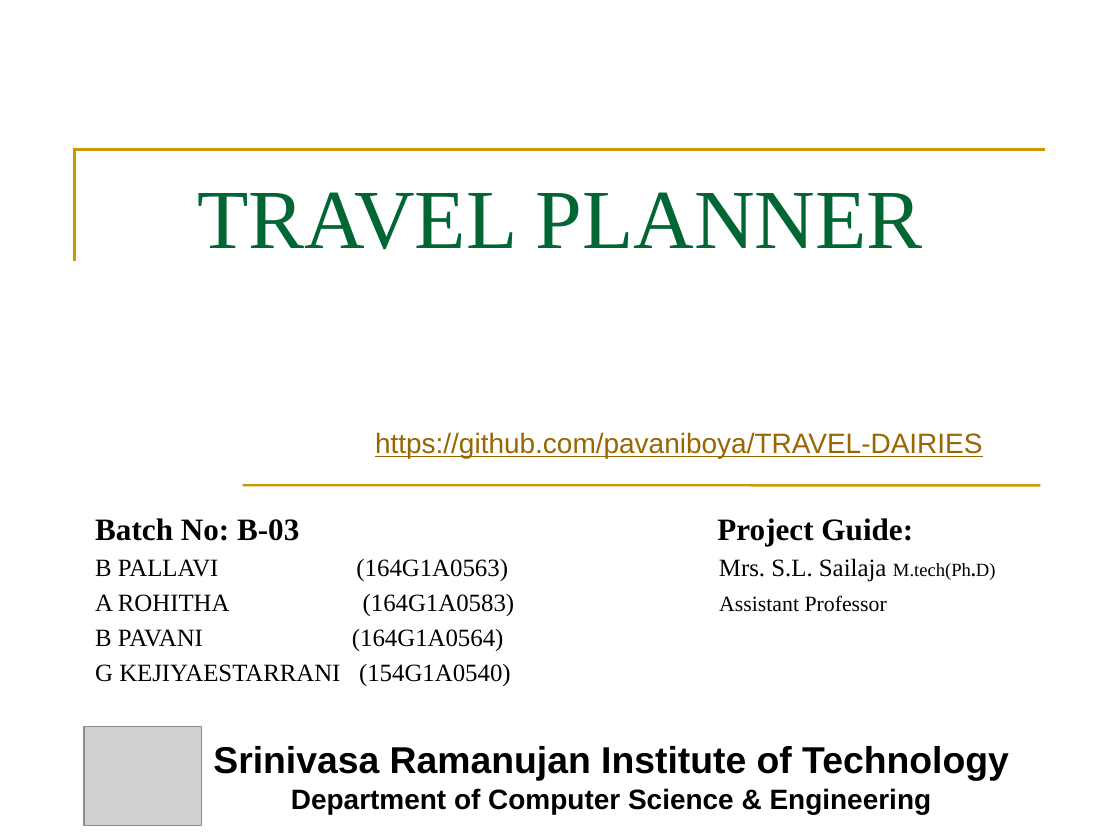
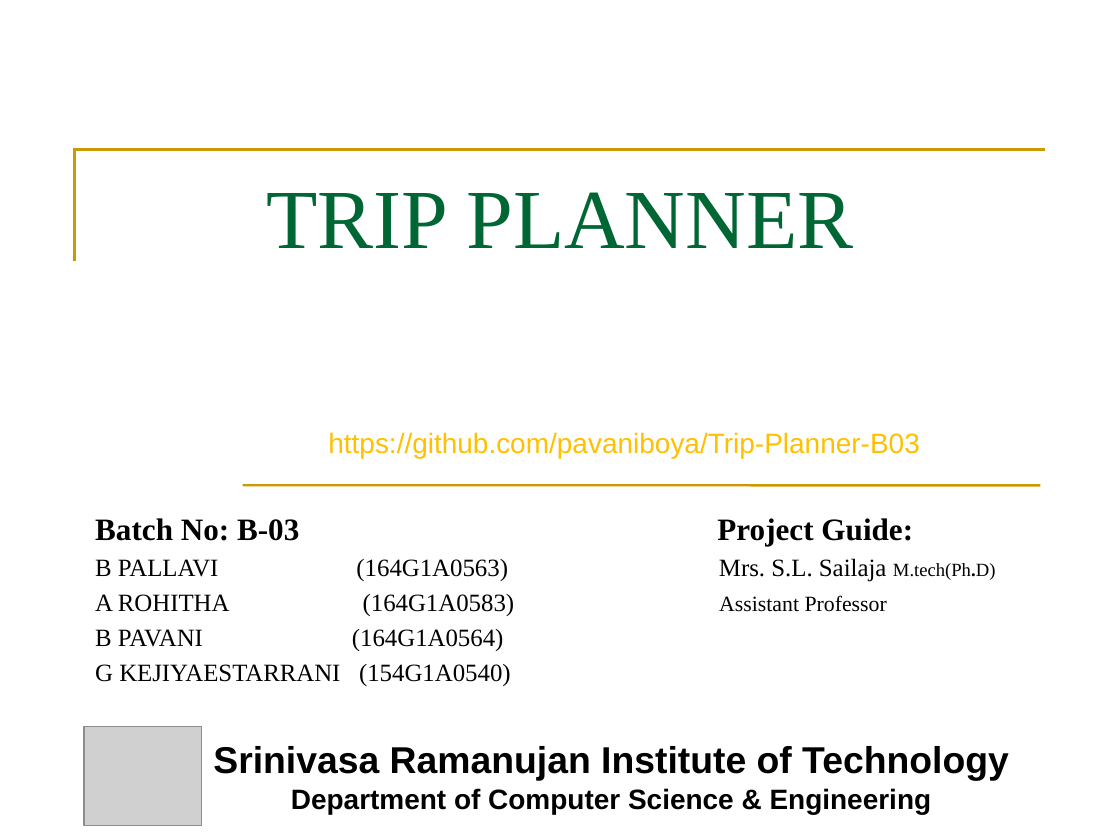
Before and after one commit to pavaniboya/TRIP-PLANNER, a slide deck: slide 1 of FINAL REVIEW.pptx. Drawn at 1120x840 pixels with LibreOffice and Linux fonts; fonts in the diff are those of the drawing; grey boxes stand for pictures. Boxes give left, top, right and bottom in pixels: in the first picture for what was removed or moved away, otherwise in the second. Text is boxed around its words. In the diff, an @@ line names an element or a change of style, - is before the commit and + after.

```diff
--- a/FINAL REVIEW.pptx
+++ b/FINAL REVIEW.pptx
@@ title at box(267, 192, 853, 248): text changed @@
-TRAVEL PLANNER
+TRIP PLANNER
@@ text at box(328, 432, 920, 458): text changed; text colour #996600 to #FFC000 @@
-https://github.com/pavaniboya/TRAVEL-DAIRIES
+https://github.com/pavaniboya/Trip-Planner-B03
```
Also in this commit, not shown: 7 other slides changed, 1 slide added.
